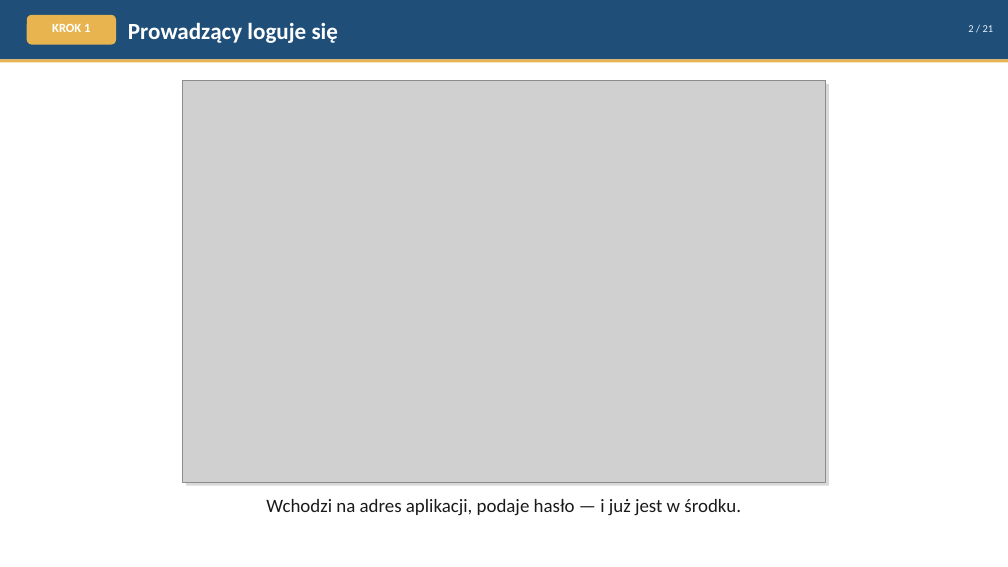
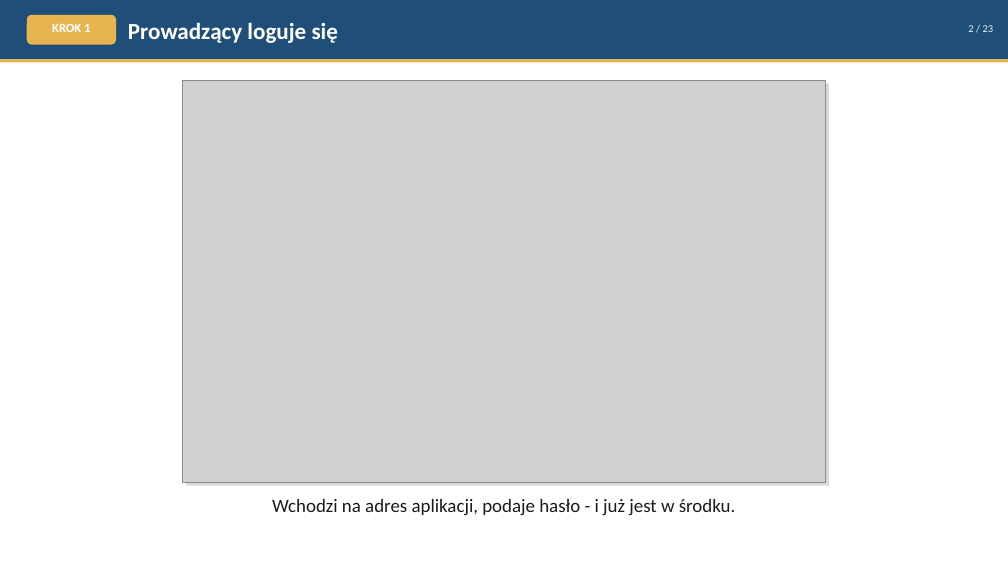
Before and after one commit to rdest-devs/cogniro, a slide deck: slide 2 of docs/cogniro-presentation.pptx. Drawn at 1008x567 pixels with LibreOffice and Linux fonts; fonts in the diff are those of the drawing; grey boxes stand for pictures. Boxes give left, top, right and bottom in pixels: in the first picture for what was removed or moved away, otherwise in the second. Text is boxed around its words. In the diff, an @@ line names an element or a change of style, - is before the commit and + after.

```diff
--- a/docs/cogniro-presentation.pptx
+++ b/docs/cogniro-presentation.pptx
@@ text at bbox=[968, 25, 994, 32]: text changed @@
-2 / 21
+2 / 23
@@ text at bbox=[272, 499, 736, 516]: text changed @@
-Wchodzi na adres aplikacji, podaje hasło — i już jest w środku.
+Wchodzi na adres aplikacji, podaje hasło - i już jest w środku.
```
Also in this commit, not shown: 18 other slides changed, 2 slides added.
